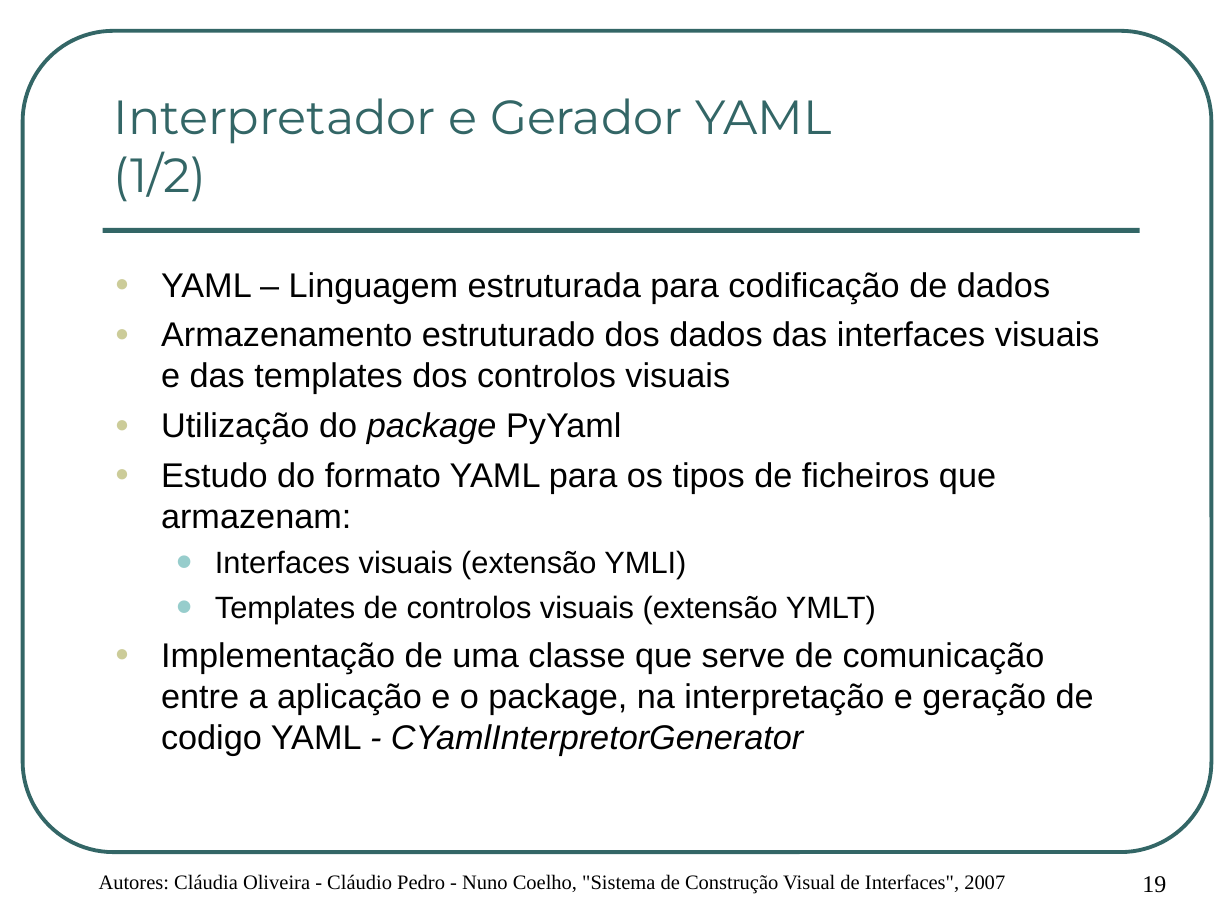
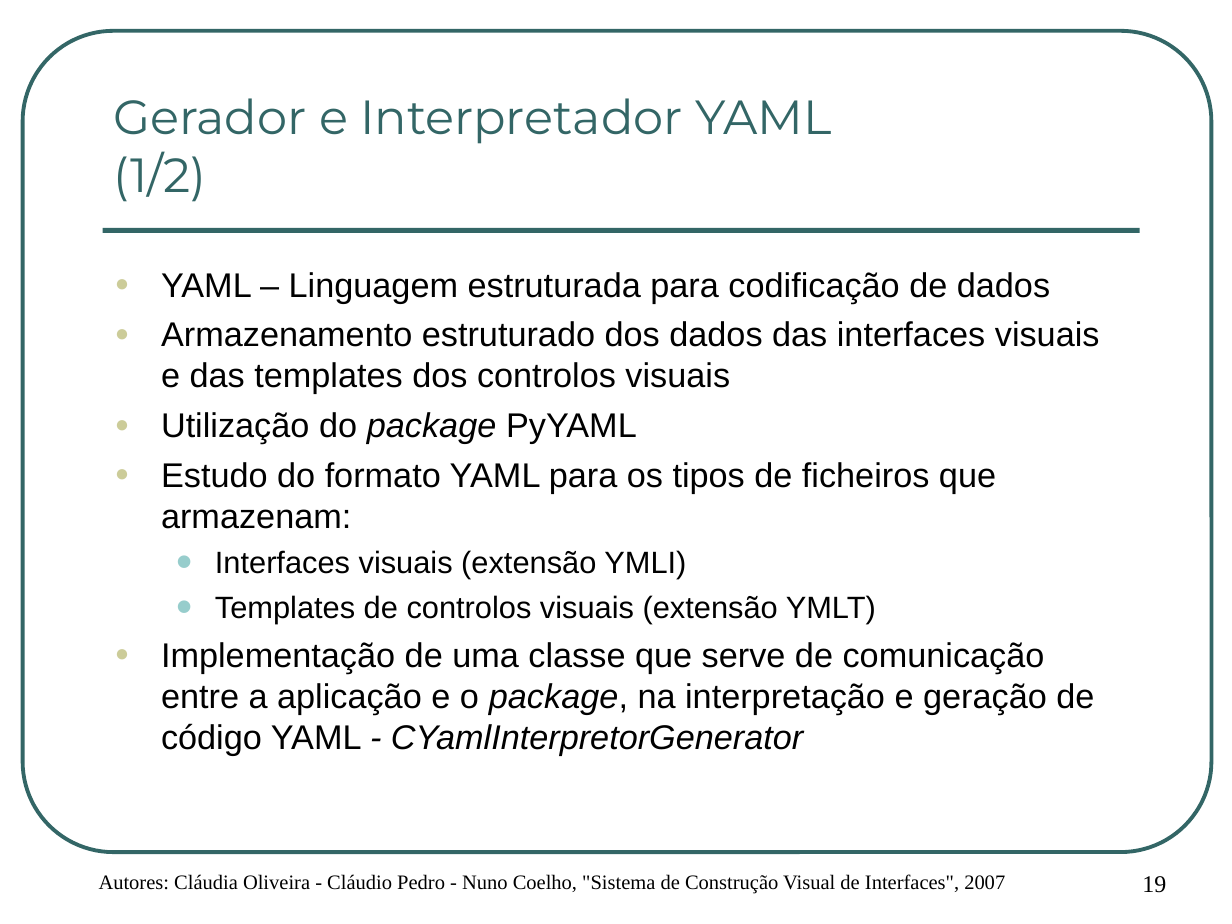
Before and after one commit to cpedro84/qooxdooguibuilder, a slide deck: slide 19 of apresentacao/Apresentação de Projecto.ppt. Drawn at 1232x924 pixels with LibreOffice and Linux fonts; fonts in the diff are those of the drawing; background and template pictures are left out. Boxes give left, top, right and bottom in pixels: in the first picture for what was removed or moved away, otherwise in the second. Text is boxed around its words. In the diff, an @@ line names an element or a change of style, - is before the commit and + after.

```diff
--- a/apresentacao/Apresentação de Projecto.ppt
+++ b/apresentacao/Apresentação de Projecto.ppt
@@ title at (114, 98, 832, 202): text changed @@
-Interpretador e Gerador YAML (1/2)
+Gerador e Interpretador YAML (1/2)
@@ text at (161, 412, 637, 444): text changed @@
-● Utilização do package PyYaml
+● Utilização do package PyYAML
@@ text at (161, 642, 1094, 755): text changed @@
-● Implementação de uma classe que serve de comunicação entre a aplicação e o package, na interpretação e geração de codigo YAML - CYamlInterpretorGenerator
+● Implementação de uma classe que serve de comunicação entre a aplicação e o package, na interpretação e geração de código YAML - CYamlInterpretorGenerator
```
Also in this commit, not shown: 13 other slides changed, 3 other files.
